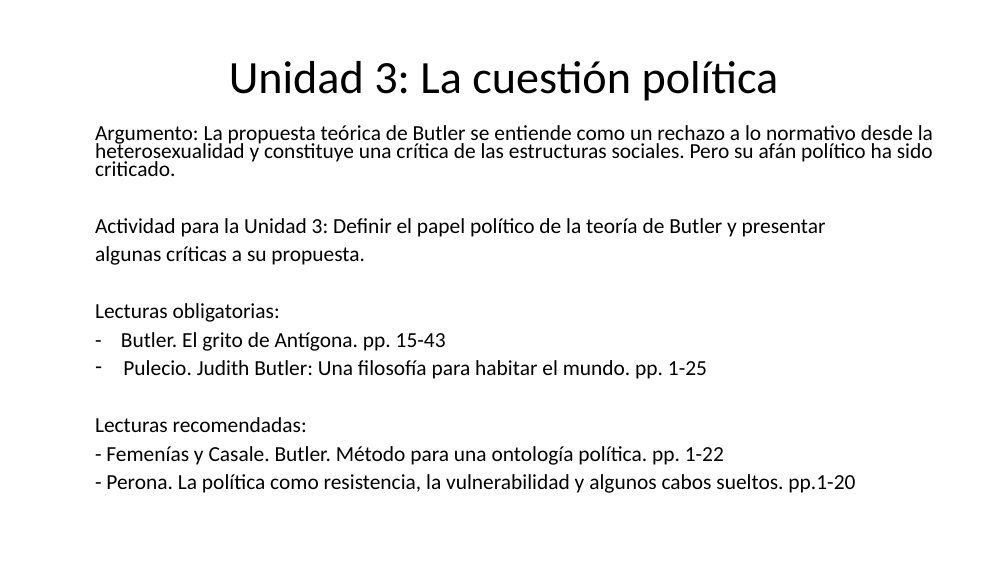
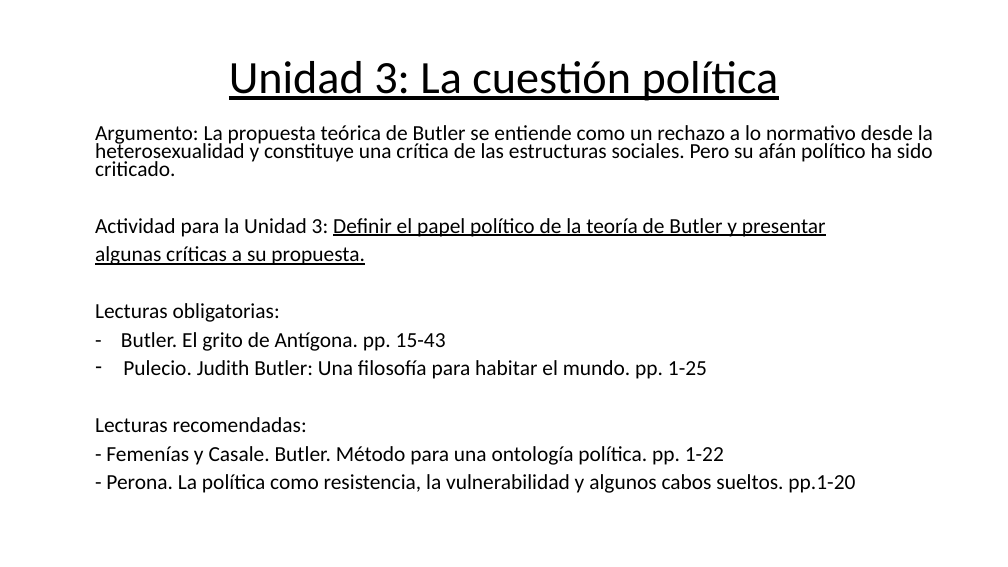
Before and after one commit to zaboltar/zaboltar.github.io, a slide deck: slide 1 of assets uarm/2019 sol-penscri-justfilpol/S E B Ago2019/J Butler UNIDAD 3.pptx. Drawn at 1008x567 pixels with LibreOffice and Linux fonts; fonts in the diff are those of the drawing. Boxes give left, top, right and bottom in pixels: in the first picture for what was removed or moved away, otherwise in the second. Text is boxed around its words. In the diff, an @@ line names an element or a change of style, - is before the commit and + after.

Commit message:
j butler 3

```diff
--- a/assets uarm/2019 sol-penscri-justfilpol/S E B Ago2019/J Butler UNIDAD 3.pptx
+++ b/assets uarm/2019 sol-penscri-justfilpol/S E B Ago2019/J Butler UNIDAD 3.pptx
@@ title "Unidad 3: La cuestión política" at (229, 61, 779, 101): underline on @@
@@ subtitle at (95, 218, 826, 265): underline on in "Definir el papel político de la teoría ...", "algunas críticas a su propuesta." @@
```
Also in this commit, not shown: 3 other slides changed, 19 slides added, 2 slides removed, 3 other files.
